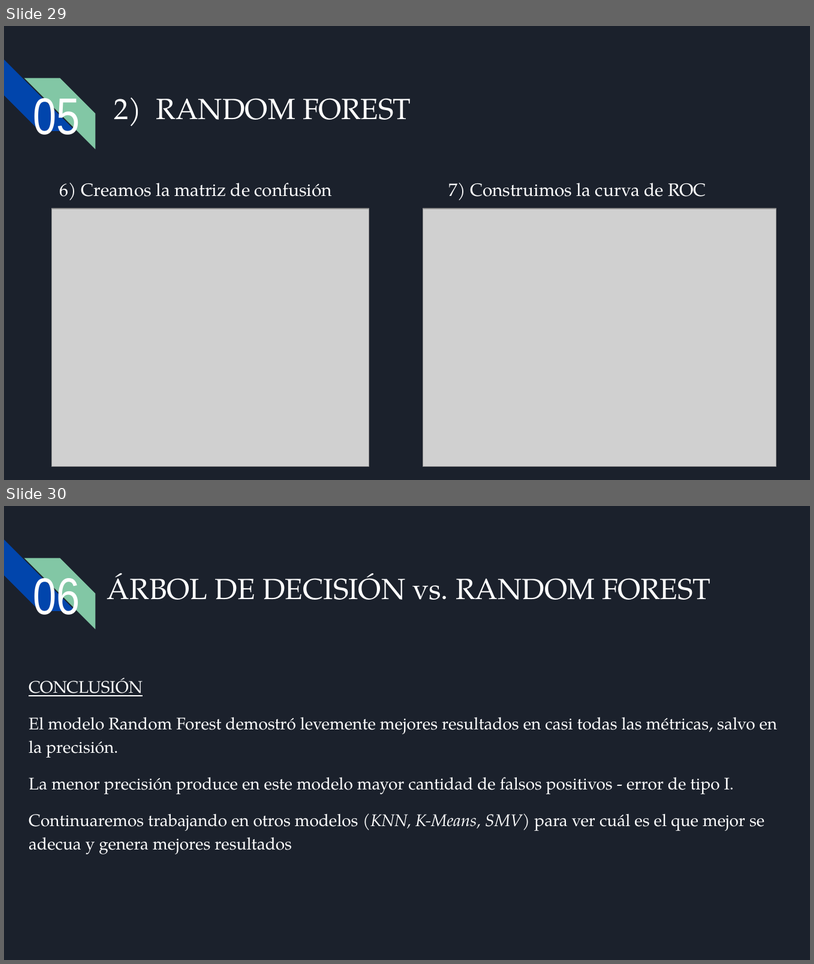
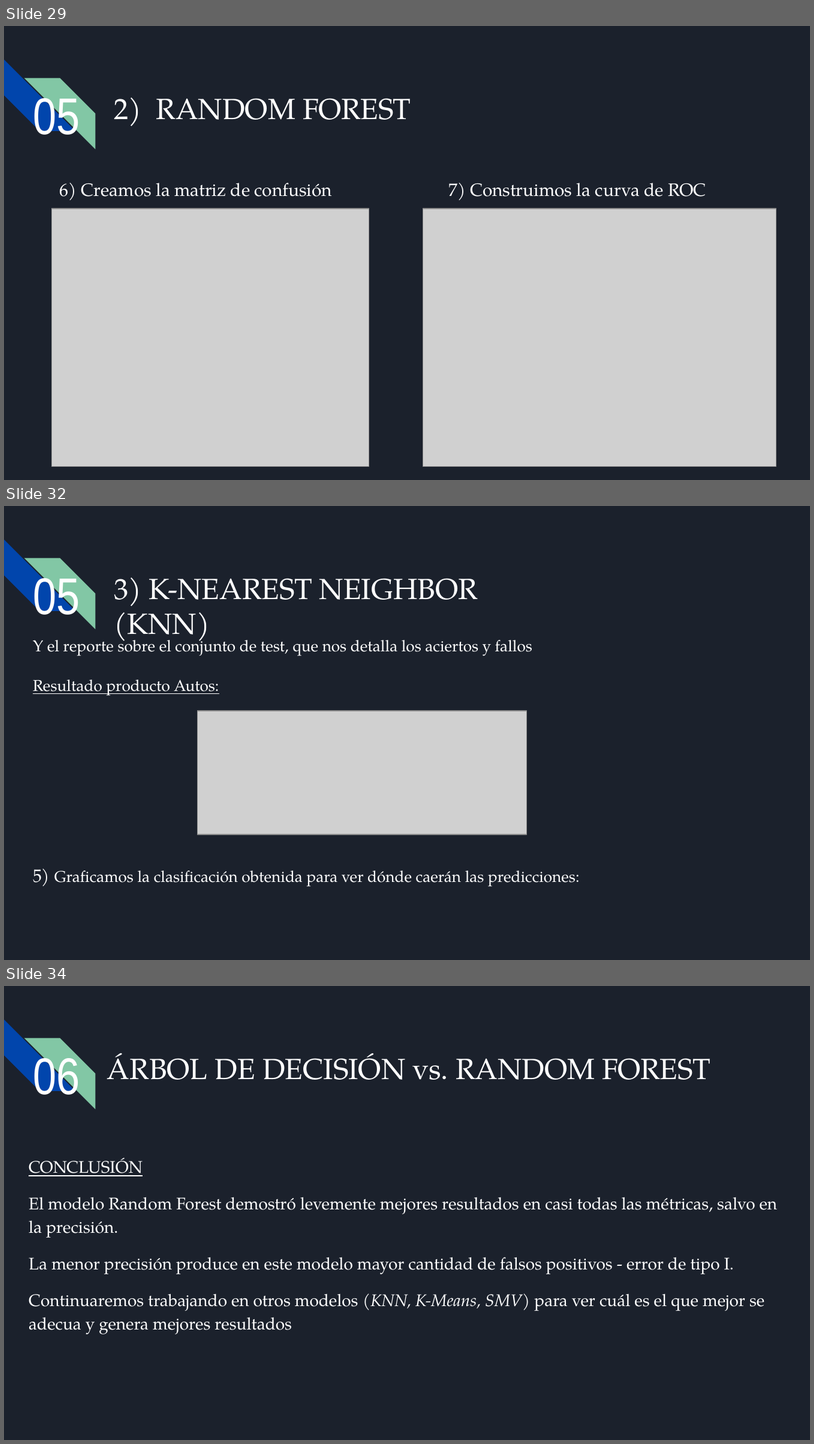
Before and after one commit to Alejo3107/PROYECTO_CH_DS, a slide deck: Presentación ejecutiva.pptx. Shown one above the other, each under a label of ours: slides 29 and 30 before the commit, slides 29, 32 and 34 after it; the slides between them are not shown. The pictures are 814x964 and 814x1444 pixels, drawn with LibreOffice and Linux fonts; fonts in the diff are those of the drawing; grey boxes stand for pictures; background and template pictures are left out. Boxes give left, top, right and bottom in pixels: in the first picture for what was removed or moved away, otherwise in the second. Text is boxed around its words. In the diff, an @@ line names an element or a change of style, - is before the commit and + after.

```diff
--- a/Presentación ejecutiva.pptx
+++ b/Presentación ejecutiva.pptx
@@ slide 32 added at (x1=4, y1=506, x2=810, y2=960), background picture (left out); not listed: 2 template elements that a slide beside it also shows @@
@@ title added at (x1=33, y1=573, x2=80, y2=624), 46 pt, text #FFFFFF @@
+05
@@ title added at (x1=114, y1=577, x2=478, y2=645), 26 pt, text #FFFFFF @@
+3) K-NEAREST NEIGHBOR (KNN)
@@ text added at (x1=33, y1=635, x2=579, y2=886), 14 pt, text #FFFFFF @@
+Y el reporte sobre el conjunto de test, que nos detalla los aciertos y fallos
+Resultado producto Autos:
+5) Graficamos la clasificación obtenida para ver dónde caerán las predicciones:
@@ picture added at (x1=198, y1=711, x2=527, y2=834) @@
@@ what was slide 30 is now slide 34 @@
```
Also in this commit, not shown: 6 slides changed, 3 other slides added.
